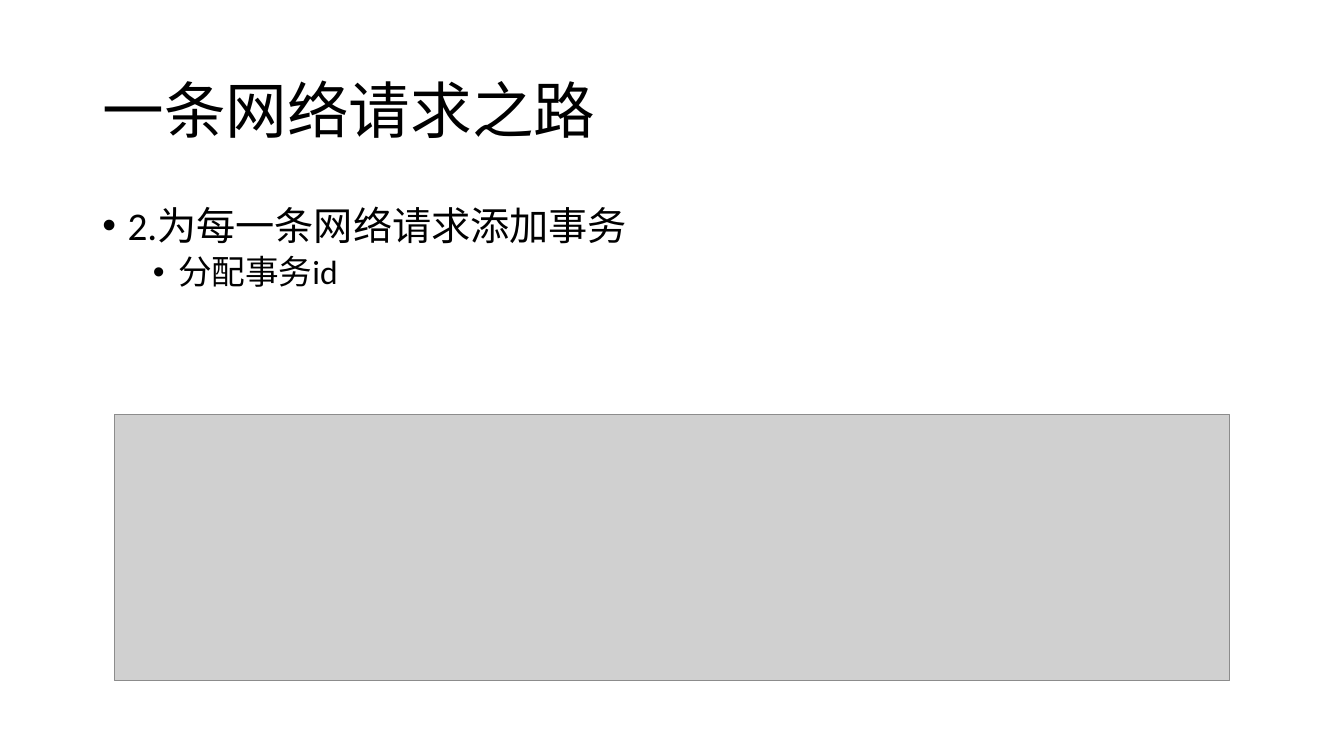
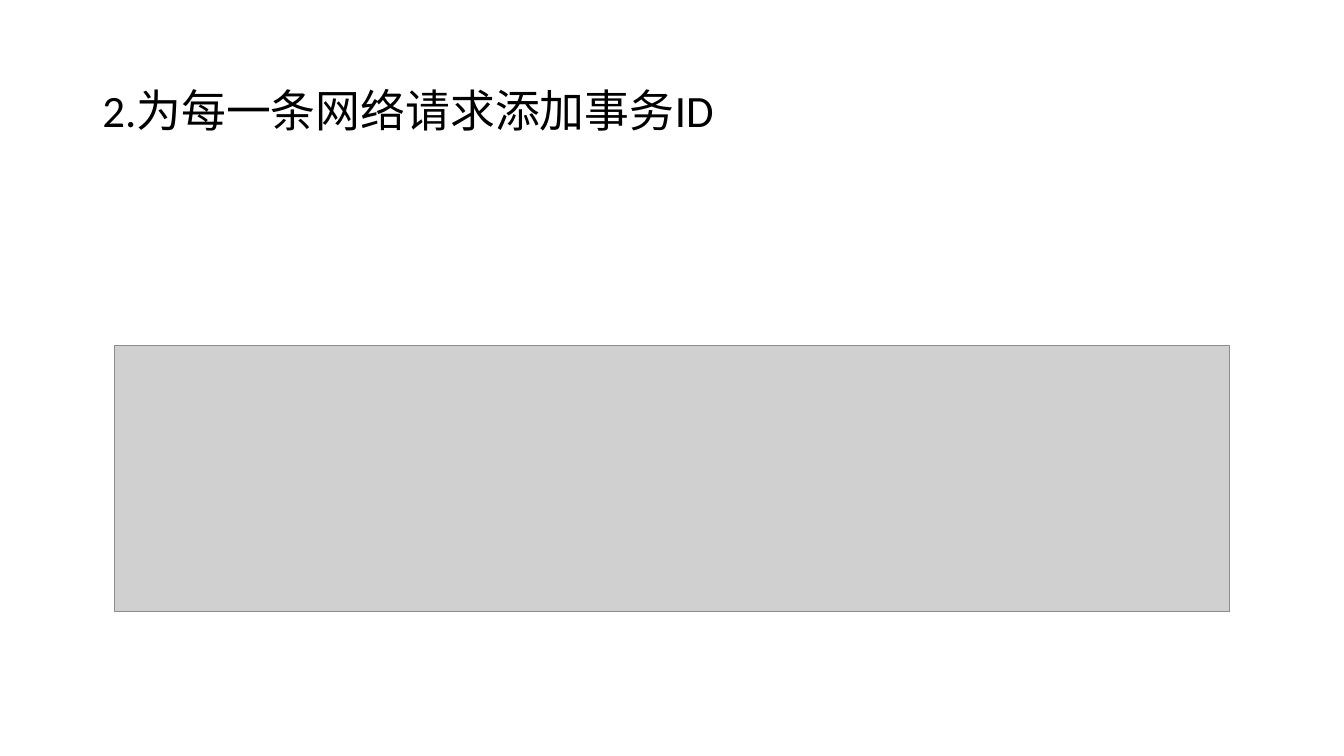
Before and after one commit to daisongsong1991/ppt, a slide deck: slide 4 of net_ppt.pptx (slide 5 before the commit). Drawn at 1344x756 pixels with LibreOffice and Linux fonts; fonts in the diff are those of the drawing; grey boxes stand for pictures. Boxes give left, top, right and bottom in pixels: in the first picture for what was removed or moved away, otherwise in the second. Text is boxed around its words. In the diff, an @@ line names an element or a change of style, - is before the commit and + after.

```diff
--- a/net_ppt.pptx
+++ b/net_ppt.pptx
@@ title at box(102, 90, 713, 131): text changed; size 44 to 32 pt @@
-一条网络请求之路
+2.为每一条网络请求添加事务ID
@@ text removed at box(128, 207, 628, 287) @@
-• 2.为每一条网络请求添加事务
-  • 分配事务id
@@ picture: place and size @@
-picture at box(114, 414, 1230, 682)
+picture at box(114, 345, 1230, 612)
```
Also in this commit, not shown: 15 other slides changed, 3 slides added, 4 slides removed.
